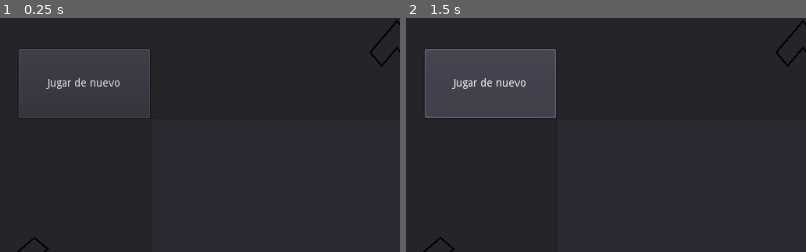
Above: before the commit, frames 1-2 (left to right).
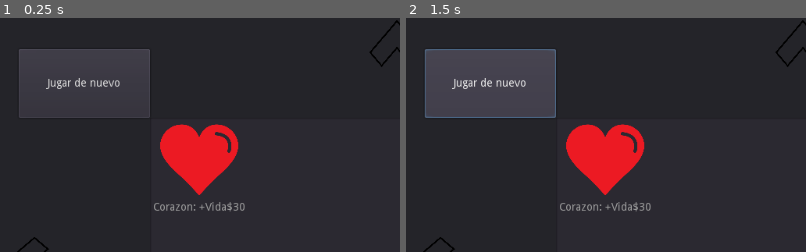
Above: after the commit, the same moments.

Repository: JuanG10/boss
Game: Godot game, scene res://UpgradeScreen/BluePanel.tscn
Two runs of this game, one before a commit and one after it. Both use one fixed random seed, a clock stepped at 60 frames per second and the inputs below. This scene is started directly instead of the project's main scene.
Inputs:
- Up to frame 1 (0.25 s): no input
- Up to frame 2 (1.5 s): click "Jugar de nuevo" at 0.5 s; click "Jugar de nuevo" at 1.25 s
The pictures show only the part of the screen within x 0-50%, y 0-50%; the shares and areas given below are measured in that part.

The runs differ from the first frame. In frame 1, 4.3% of the frame differs, in the area x 38-62%, y 45-83%; in frame 2, 4.3%.
Error in both runs: Trying to assign value of type 'Viewport' to a variable of type 'Node2D'. (res://UpgradeScreen/Pannels.gd:5)

Commit message:
musica de compra

Diff:
--- a/Habilidades.gd
+++ b/Habilidades.gd
@@ -5,10 +5,13 @@
 var posi_y = 0
 
 const HABILIDADES = {
-	ESCUDO 	= preload("res://Habilidades/Escudo.tscn"),
-	PISTOLA = preload("res://Habilidades/Pistola.tscn"),
-	BALA    = preload("res://Habilidades/Bala.tscn"),
-	SPEED   = preload("res://Habilidades/speed.tscn")
+	ESCUDO 	  = preload("res://Habilidades/Escudo.tscn"),
+	PISTOLA   = preload("res://Habilidades/Pistola.tscn"),
+	BALA      = preload("res://Habilidades/Bala.tscn"),
+	SPEED     = preload("res://Habilidades/speed.tscn"),
+	CORAZON   = preload("res://Habilidades/Corazon.tscn"),
+	CUCHILLO  = preload("res://Habilidades/Cuchillo.tscn"),
+	PISTOLA_2 = preload("res://Habilidades/Pistola_2.tscn")
 }
 
 func _ready():
@@ -33,17 +36,33 @@
 	if	name_habilidad == "shield":
 		scene = HABILIDADES.ESCUDO.instance()
 		position.add_child(HABILIDADES.ESCUDO.instance())
-		position.get_node('Escudo').position.x += posi_y
-		posi_y += 25
-	if name_habilidad == "damage":
+		set_icono_habilidad('Escudo')
+	elif name_habilidad == "atk_speed":
 		scene = HABILIDADES.BALA.instance()
 		position.add_child(scene)
-		position.get_node('Bala').position.x += posi_y
-		posi_y += 25
-	if name_habilidad == "Speed":
+		set_icono_habilidad('Bala')
+	elif name_habilidad == "Speed":
 		scene = HABILIDADES.SPEED.instance()
 		position.add_child(scene)
-		position.get_node('speed').position.x += posi_y
+		set_icono_habilidad('speed')
+	elif name_habilidad == 'Corazon':
+		scene = HABILIDADES.CORAZON.instance()
+		position.add_child(scene)
+		set_icono_habilidad(name_habilidad)
+	elif name_habilidad == "damage":
+		scene = HABILIDADES.PISTOLA_2.instance()
+		position.add_child(scene)
+		set_icono_habilidad('Pistola_2')
+	elif name_habilidad == "damage_1":
+		scene = HABILIDADES.PISTOLA.instance()
+		position.add_child(scene)
+		set_icono_habilidad('Pistola')
+	elif name_habilidad == "Cuchillo":
+		scene = HABILIDADES.CUCHILLO.instance()
+		position.add_child(scene)
+		set_icono_habilidad(name_habilidad)
+
+
+func set_icono_habilidad(name_habilidad):
+		position.get_node(name_habilidad).position.x += posi_y
 		posi_y += 25
-	if name_habilidad == 'atk_spped':
-		pass
--- /dev/null
+++ b/Habilidades/Corazon.tscn
@@ -0,0 +1,7 @@
+[gd_scene load_steps=2 format=2]
+
+[ext_resource path="res://Iconos/corazon.png" type="Texture" id=1]
+
+[node name="Corazon" type="Sprite"]
+scale = Vector2( 0.03, 0.03 )
+texture = ExtResource( 1 )
--- /dev/null
+++ b/Habilidades/Cuchillo.tscn
@@ -0,0 +1,7 @@
+[gd_scene load_steps=2 format=2]
+
+[ext_resource path="res://Iconos/cuchillo_azul-violeta.png" type="Texture" id=1]
+
+[node name="Cuchillo" type="Sprite"]
+scale = Vector2( 0.03, 0.03 )
+texture = ExtResource( 1 )
--- /dev/null
+++ b/Habilidades/Pistola_2.tscn
@@ -0,0 +1,7 @@
+[gd_scene load_steps=2 format=2]
+
+[ext_resource path="res://Iconos/pistola_base.png" type="Texture" id=1]
+
+[node name="Pistola_2" type="Sprite"]
+scale = Vector2( 0.03, 0.03 )
+texture = ExtResource( 1 )
--- a/UpgradeScreen/BluePanel.tscn
+++ b/UpgradeScreen/BluePanel.tscn
@@ -1,5 +1,7 @@
-[gd_scene load_steps=2 format=2]
+[gd_scene load_steps=3 format=2]
 
 [ext_resource path="res://UpgradeScreen/BasePanel.tscn" type="PackedScene" id=1]
+[ext_resource path="res://Fondos/fondo-azul-futbol_146x194.jpg" type="Texture" id=2]
 
 [node name="BluePanel" instance=ExtResource( 1 )]
+background = ExtResource( 2 )
--- a/UpgradeScreen/UpgradePanel.tscn
+++ b/UpgradeScreen/UpgradePanel.tscn
@@ -1,9 +1,10 @@
-[gd_scene load_steps=5 format=2]
+[gd_scene load_steps=6 format=2]
 
 [ext_resource path="res://UpgradeScreen/Pannels.gd" type="Script" id=1]
 [ext_resource path="res://UpgradeScreen/upgrade_list.gd" type="Script" id=2]
 [ext_resource path="res://Iconos/Flecha.png" type="Texture" id=3]
 [ext_resource path="res://Coins.gd" type="Script" id=4]
+[ext_resource path="res://moneda_particula/#SOUNDPERFECT  Money Coins In Hand  No Copyright SoundsSound Effect(HD).ogg" type="AudioStream" id=5]
 
 [node name="UpgradePanel" type="Panel"]
 margin_right = 1024.0
@@ -26,6 +27,8 @@
 __meta__ = {
 "_edit_use_anchors_": false
 }
+
+[node name="Timer" type="Timer" parent="upgrade_list"]
 
 [node name="Left_button" type="Button" parent="."]
 margin_left = 64.0
@@ -92,6 +95,10 @@
 margin_bottom = 128.0
 text = "Coins: 0"
 script = ExtResource( 4 )
+
+[node name="music_moneda" type="AudioStreamPlayer" parent="."]
+stream = ExtResource( 5 )
+[connection signal="timeout" from="upgrade_list/Timer" to="upgrade_list" method="_on_Timer_timeout"]
 [connection signal="button_up" from="Left_button" to="." method="_on_button_up" binds= [ 0, Vector2( -1, 0 ) ]]
 [connection signal="button_up" from="Right_button" to="." method="_on_button_up" binds= [ 1, Vector2( 1, 0 ) ]]
 [connection signal="button_up" from="Bottom_button" to="." method="_on_button_up" binds= [ 3, Vector2( 0, 1 ) ]]
--- a/UpgradeScreen/UpgradeWindow.gd
+++ b/UpgradeScreen/UpgradeWindow.gd
@@ -8,7 +8,7 @@
 }
 
 const LEVELS = {
-	color_level = [PANELS.RED,PANELS.GREEN],
+	color_level = [PANELS.RED,PANELS.GREEN,PANELS.BLUE],
 	base_level = [PANELS.BASE]
 }
 
--- a/UpgradeScreen/upgrade_list.gd
+++ b/UpgradeScreen/upgrade_list.gd
@@ -7,6 +7,7 @@
 const precio = "$" + str(intPrecio) # Debería ir incrementando.
 
 # Iconos. Hardcodeado por ahora.
+
 const BASE = {
 	bala = preload("res://Iconos/bala_base.png"),
 	limitador = preload("res://Iconos/limitador_base.png"),
@@ -18,6 +19,12 @@
 	escudo = preload("res://Iconos/defensa_base.png"),
 	pistola = preload("res://Iconos/pistola_azul-violeta.png")
 }
+const BLUE = {
+	corazon = preload("res://Iconos/corazon.png")
+}
+
+var MONEDA = preload("res://moneda_particula/Moneda_particula.tscn").instance()
+
 func _input(event):
 	if event is InputEventMouseButton :
 			if get_selected_items().size() > 0:
@@ -38,6 +45,8 @@
 		#add_item("Cuchillo: +Daño a corta distancia contra verde", GREEN.cuchillo)
 		#add_item("Pistola: +Daño a distancia contra verde", GREEN.pistola)
 		add_item("Escudo: +Vida " + precio, GREEN.escudo) #2
+	elif parent_name == "BluePanel":
+		add_item("Corazon: +Vida" + precio,BLUE.corazon)
 
 
 func _on_list_item_activated(_index):
@@ -47,17 +56,70 @@
 		GlobalVariables.money -= intPrecio
 		get_parent().get_node("Coins").on_update()
 		#print(get_parent().get_parent().get_parent().name)
-		if _get_selected_item()   == 0:
-			GlobalVariables.add_habilidad("atk_spped")
-		elif _get_selected_item() == 1:
-			GlobalVariables.add_habilidad("Speed")
-		elif _get_selected_item() == 2:
-			GlobalVariables.add_habilidad("damage")
-		elif _get_selected_item() == 3:
-			GlobalVariables.add_habilidad("shield")
+		if parent_name == "BasePanel":
+			compra_base_panel()
+		elif parent_name == "RedPanel":
+			comprar_red_panel()
+		elif parent_name == "GreenPanel":
+			comprar_green_panel()
+		elif parent_name == "BluePanel":
+			comprar_blue_panel()
 
 		else: pass
 	#print("VelocidadAtaque: ", GlobalVariables.atk_speed," Velocidad: ", GlobalVariables.speed, " Vida: ",GlobalVariables.health, " Daño: ", GlobalVariables.dmg)
+func compra_base_panel():
+	if _get_selected_item()   == 0:
+			GlobalVariables.add_habilidad("atk_speed")
+			music_moneda_play()
+	elif _get_selected_item() == 1:
+			GlobalVariables.add_habilidad("Speed")
+			music_moneda_play()
+	elif _get_selected_item() == 2:
+			GlobalVariables.add_habilidad("damage")
+			music_moneda_play()
+	elif _get_selected_item() == 3:
+			GlobalVariables.add_habilidad("shield")
+			music_moneda_play()
+
+
+
+func comprar_red_panel():
+	if _get_selected_item()   == 0:
+			GlobalVariables.add_habilidad("Cuchillo")
+			music_moneda_play()
+	elif _get_selected_item() == 1:
+			GlobalVariables.add_habilidad("damage_1")
+			music_moneda_play()
+	elif _get_selected_item()   == 2:
+			GlobalVariables.add_habilidad("atk_speed")
+			music_moneda_play()
+
+func comprar_green_panel():
+	if _get_selected_item() == 0:
+		GlobalVariables.add_habilidad("shield")
+		music_moneda_play()
+
+func comprar_blue_panel():
+	if _get_selected_item() == 0:
+		GlobalVariables.add_habilidad("Corazon")
+		music_moneda_play()
+
+
+
+
+
+
+
+func music_moneda_play():
+	get_parent().get_node("music_moneda").play()
+	$Timer.set_wait_time(2)
+	$Timer.start()
+func music_moneda_stop():
+	get_parent().get_node("music_moneda").stop()
 
 func _get_selected_item()->int:
 	return get_selected_items()[0]
+
+
+func _on_Timer_timeout():
+	music_moneda_stop()
--- /dev/null
+++ b/moneda_particula/Moneda_particula.gd
@@ -0,0 +1,9 @@
+extends Particles2D
+
+
+func _ready():
+	$Timer.set_wait_time(5)
+	$Timer.start()
+
+func _on_Timer_timeout():
+	queue_free()
--- a/moneda_particula/Moneda_particula.tscn
+++ b/moneda_particula/Moneda_particula.tscn
@@ -1,6 +1,7 @@
-[gd_scene load_steps=3 format=2]
+[gd_scene load_steps=4 format=2]
 
 [ext_resource path="res://Money.png" type="Texture" id=1]
+[ext_resource path="res://moneda_particula/Moneda_particula.gd" type="Script" id=2]
 
 [sub_resource type="ParticlesMaterial" id=1]
 emission_shape = 1
@@ -11,7 +12,11 @@
 orbit_velocity_random = 0.0
 
 [node name="Moneda_particula" type="Particles2D"]
-position = Vector2( 11.2836, 2.00226 )
-scale = Vector2( 0.002, 0.002 )
+position = Vector2( 184.14, 135.232 )
+scale = Vector2( 0.01, 0.01 )
 process_material = SubResource( 1 )
 texture = ExtResource( 1 )
+script = ExtResource( 2 )
+
+[node name="Timer" type="Timer" parent="."]
+[connection signal="timeout" from="Timer" to="." method="_on_Timer_timeout"]
--- a/proof of concept.tscn
+++ b/proof of concept.tscn
@@ -8,15 +8,6 @@
 [ext_resource path="res://Cursor.gd" type="Script" id=6]
 [ext_resource path="res://Coins.gd" type="Script" id=7]
 [ext_resource path="res://Habilidades.gd" type="Script" id=8]
-[ext_resource path="res://Money.png" type="Texture" id=9]
-
-[sub_resource type="ParticlesMaterial" id=1]
-emission_shape = 1
-emission_sphere_radius = 800.0
-flag_disable_z = true
-gravity = Vector3( 0, -98, 0 )
-orbit_velocity = 0.0
-orbit_velocity_random = 0.0
 
 [node name="Main" type="Node"]
 script = ExtResource( 3 )
@@ -80,9 +71,3 @@
 
 [node name="Position2D" type="Position2D" parent="."]
 position = Vector2( 538.104, 351.211 )
-
-[node name="Particles2D" type="Particles2D" parent="."]
-position = Vector2( 134.38, 78.4877 )
-scale = Vector2( 0.02, 0.02 )
-process_material = SubResource( 1 )
-texture = ExtResource( 9 )
Not shown, added: Iconos/Sin título.png.import
Binary file added: Iconos/corazon.png
Not shown, added: Iconos/corazon.png.import
Not shown, added: moneda_particula/#SOUNDPERFECT Money Coins In Hand No Copyright SoundsSound Effect(HD).ogg.import
Not shown: 1 places in proof of concept.tscn that only renumber resources
Not shown, added: moneda_particula/#SOUNDPERFECT Money Coins In Hand No Copyright SoundsSound Effect(HD).ogg
